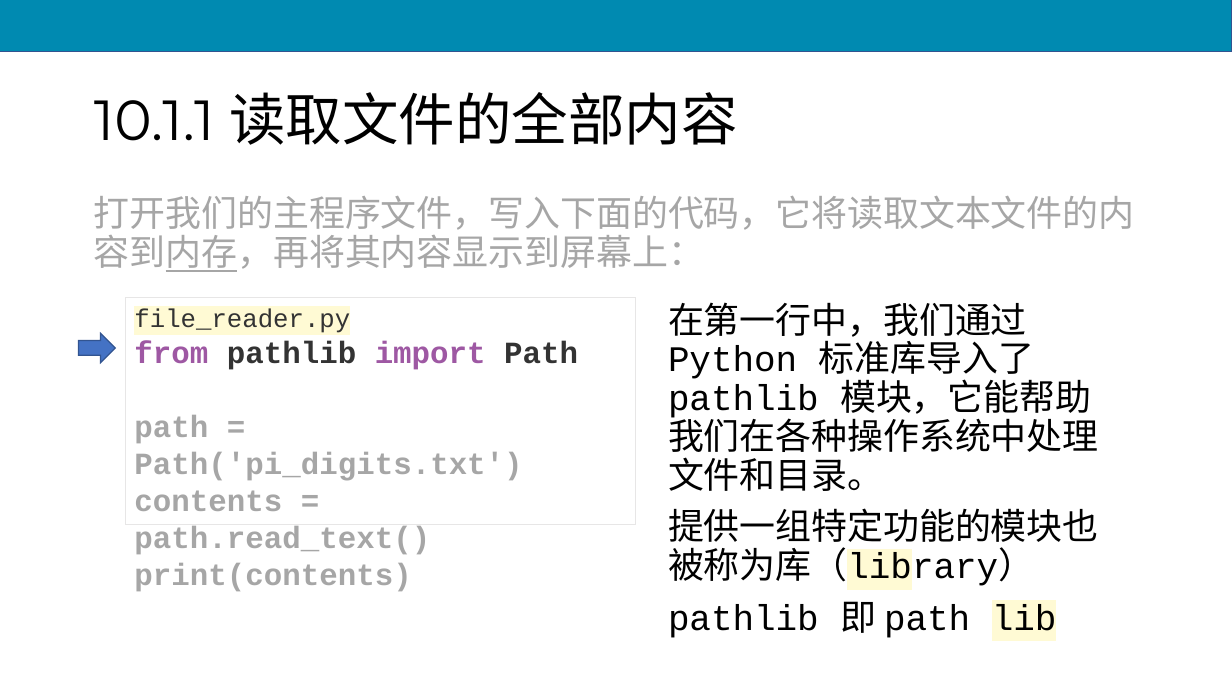
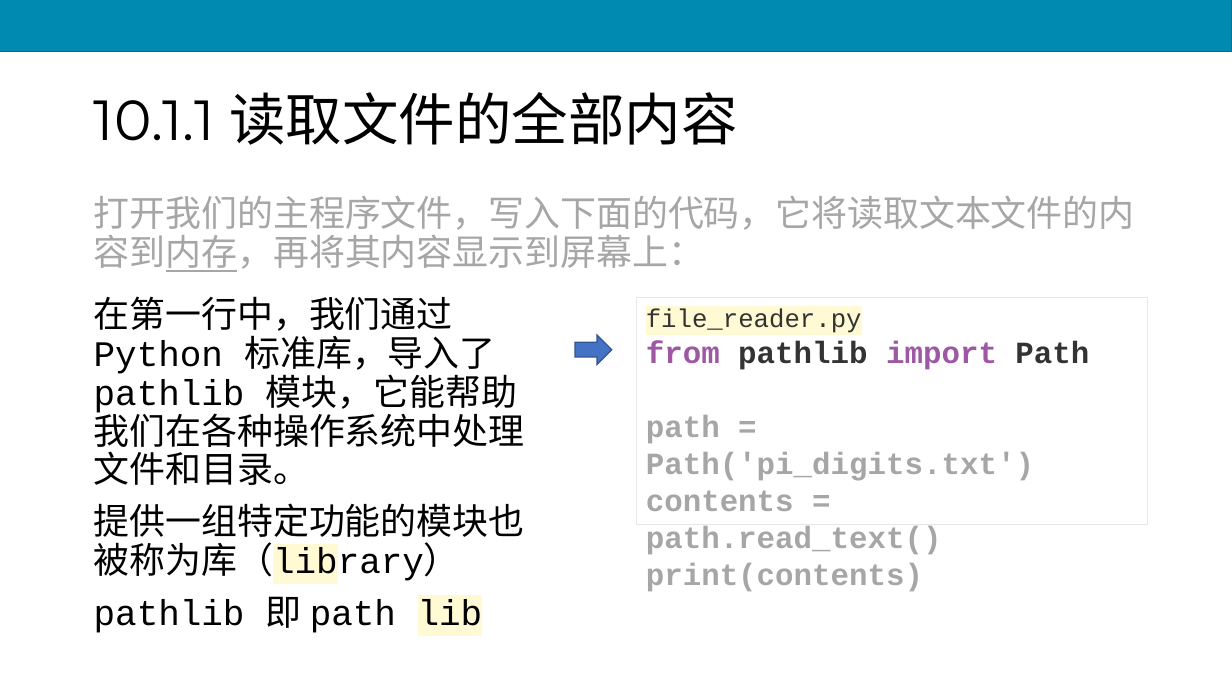
Before and after one commit to scruel/pcc_3e_slides, a slide deck: slide 7 of PPT/python10.pptx (slide 8 before the commit). Drawn at 1232x693 pixels with LibreOffice and Linux fonts; fonts in the diff are those of the drawing. Boxes give left, top, right and bottom in pixels: in the first picture for what was removed or moved away, otherwise in the second. Text is boxed around its words. In the diff, an @@ line names an element or a change of style, - is before the commit and + after.

```diff
--- a/PPT/python10.pptx
+++ b/PPT/python10.pptx
@@ text "在第一行中，我们通过 Python 标准库，导入了 pathlib 模块，它能帮助我们在各种操作系统中处理文件和目录。": place and size @@
-text "在第一行中，我们通过 Python 标准库，导入了 pathlib 模块，它能帮助我们在各种操作系统中处理文件和目录。" at <box>668,302,1099,640</box>
+text "在第一行中，我们通过 Python 标准库，导入了 pathlib 模块，它能帮助我们在各种操作系统中处理文件和目录。" at <box>94,296,525,635</box>
@@ text at <box>94,296,525,485</box>: text changed @@
-在第一行中，我们通过 Python 标准库导入了 pathlib 模块，它能帮助我们在各种操作系统中处理文件和目录。
+在第一行中，我们通过 Python 标准库，导入了 pathlib 模块，它能帮助我们在各种操作系统中处理文件和目录。
@@ rectangle "file_reader.py": place and size @@
-rectangle "file_reader.py" at <box>126,298,637,525</box>
+rectangle "file_reader.py" at <box>637,298,1148,525</box>
@@ right arrow: place and size @@
-right arrow at <box>79,334,116,363</box>
+right arrow at <box>575,335,612,365</box>
```
Also in this commit, not shown: 31 other slides changed, 2 slides added, 2 slides removed, 17 other files.
